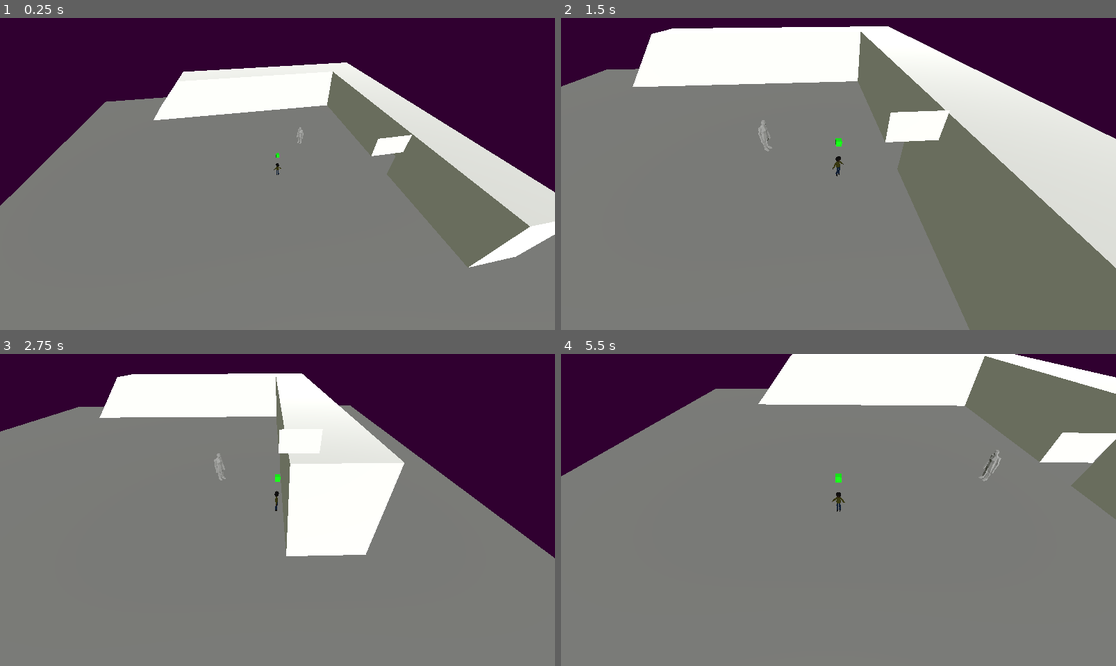
Above: before the commit, frames 1-4 (two rows, left to right).
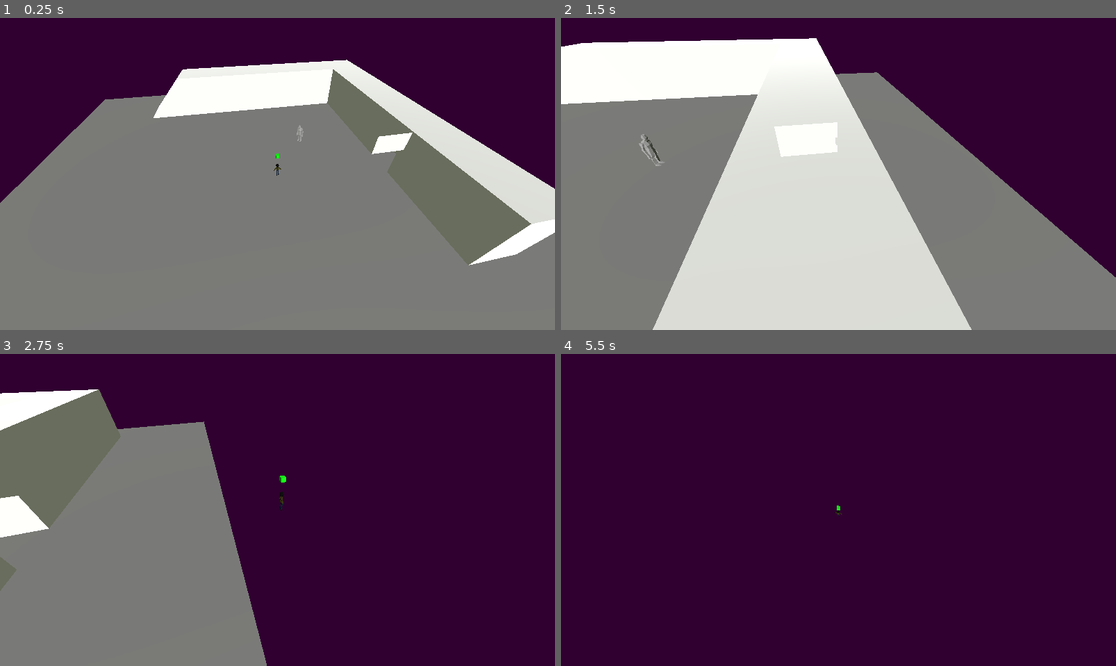
Above: after the commit, the same moments.

Repository: FellowshipOfTheGame/Hotel-Ponte-Negra
Game: Godot game, scene res://scenes/base.tscn
Two runs of this game, one before a commit and one after it. Both use one fixed random seed, a clock stepped at 60 frames per second and the inputs below.
Inputs (mouse positions are in pixels of both pictures, inside the frame that each line leads up to):
- Up to frame 1 (0.25 s): no input
- Up to frame 2 (1.5 s): move the mouse to (960, 158) at 0.52 s; hold Right (movimento_direita) 0.53-1.28 s; hold E (interacao) 0.53-1.28 s; move the mouse to (727, 189) at 1.27 s; hold Down (movimento_tras) from 1.28 s (still down); tap E (interacao) at 1.35 s
- Up to frame 3 (2.75 s): move the mouse to (333, 441) at 2.02 s; release Down (movimento_tras) at 2.03 s; hold Right (movimento_direita) from 2.03 s (still down); hold E (interacao) from 2.03 s (still down)
- Up to frame 4 (5.5 s): move the mouse to (810, 572) at 2.77 s; release Right (movimento_direita) at 2.78 s; release E (interacao) at 2.78 s; hold Up (movimento_frente) 2.78-3.53 s; tap E (interacao) at 2.85, 4.35 s; move the mouse to (1005, 556) at 3.52 s; hold E (interacao) 3.53-4.28 s; hold Left (movimento_esquerda) 3.53-5.03 s; move the mouse to (672, 463) at 4.27 s; move the mouse to (866, 510) at 5.02 s; hold Down (movimento_tras) from 5.03 s (still down); hold E (interacao) from 5.03 s (still down)

The runs differ from the first frame. In frame 1, 2.0% of the frame differs, in the area x 0-100%, y 13-80%; in frame 2, 64%; in frame 3, 52%; in frame 4, 91%, in the area x 0-100%, y 0-100%.

Commit message:
Alarm System (WIP)

Diff:
--- a/project.godot
+++ b/project.godot
@@ -70,3 +70,4 @@
 3d_physics/layer_1="World"
 3d_physics/layer_2="Player"
 3d_physics/layer_3="Interactables"
+3d_physics/layer_4="Monsters"
--- a/scenes/characters/enemies/enemy.tscn
+++ b/scenes/characters/enemies/enemy.tscn
@@ -9,6 +9,8 @@
 height = 2.8588867
 
 [node name="Enemy" type="CharacterBody3D"]
+collision_layer = 8
+collision_mask = 11
 script = ExtResource("1_blu3w")
 
 [node name="MeshInstance3D" type="MeshInstance3D" parent="."]
--- a/scenes/characters/player/player.tscn
+++ b/scenes/characters/player/player.tscn
@@ -1,5 +1,6 @@
-[gd_scene load_steps=9 format=3 uid="uid://csmmjcndfe1ns"]
+[gd_scene load_steps=11 format=3 uid="uid://csmmjcndfe1ns"]
 
+[ext_resource type="Script" uid="uid://ug1jag7rmhxf" path="res://scripts/player/player.gd" id="1_6avc5"]
 [ext_resource type="ArrayMesh" uid="uid://h33klegcoldr" path="res://assets/3D_models/player/protagonista.obj" id="3_qd3e3"]
 [ext_resource type="PackedScene" uid="uid://d1wvdjrkby2k4" path="res://scenes/components/actionComponent.tscn" id="4_hss88"]
 [ext_resource type="Script" uid="uid://bec2av6d5j3lu" path="res://scripts/stateMachine/stateMachine.gd" id="4_qd3e3"]
@@ -16,8 +17,12 @@
 material = SubResource("StandardMaterial3D_t61fv")
 size = Vector3(0.3, 0.3, 0.3)
 
+[sub_resource type="BoxShape3D" id="BoxShape3D_qd3e3"]
+
 [node name="Player" type="CharacterBody3D"]
-collision_layer = 3
+collision_layer = 2
+collision_mask = 9
+script = ExtResource("1_6avc5")
 
 [node name="CollisionShape3D" type="CollisionShape3D" parent="."]
 transform = Transform3D(0.7, 0, 0, 0, 0.69999504, -0.0026389314, 0, 0.0026389314, 0.69999504, 0, 0.4, 0)
@@ -30,6 +35,16 @@
 transform = Transform3D(1, 0, 0, 0, 1, 0, 0, 0, 1, 0, 2.3, 0)
 mesh = SubResource("BoxMesh_686vu")
 skeleton = NodePath("../CollisionShape3D")
+
+[node name="Alarm" type="Node" parent="."]
+
+[node name="AlarmArea" type="Area3D" parent="Alarm"]
+collision_layer = 4
+collision_mask = 8
+
+[node name="CollisionShape3D" type="CollisionShape3D" parent="Alarm/AlarmArea"]
+transform = Transform3D(3, 0, 0, 0, 3, 0, 0, 0, 3, 0, 0, 0)
+shape = SubResource("BoxShape3D_qd3e3")
 
 [node name="ActionComponent" parent="." instance=ExtResource("4_hss88")]
 transform = Transform3D(1, 0, 0, 0, 1.5, 0, 0, 0, 1, 0, 0.5465478, -0.9007698)
@@ -45,3 +60,6 @@
 [node name="PlayerWalking" type="Node" parent="State Machine"]
 script = ExtResource("5_6avc5")
 metadata/_custom_type_script = "uid://cyw1x178o8j75"
+
+[connection signal="body_entered" from="Alarm/AlarmArea" to="." method="_on_alarm_area_body_entered"]
+[connection signal="body_exited" from="Alarm/AlarmArea" to="." method="_on_alarm_area_body_exited"]
--- a/scenes/tests/gavity_test.tscn
+++ b/scenes/tests/gavity_test.tscn
@@ -3,6 +3,8 @@
 [ext_resource type="PackedScene" uid="uid://csmmjcndfe1ns" path="res://scenes/characters/player/player.tscn" id="1_5d1nh"]
 
 [node name="GravityTest" type="Node3D"]
+
+[node name="Player" parent="." instance=ExtResource("1_5d1nh")]
 
 [node name="CSGCombiner3D" type="CSGCombiner3D" parent="."]
 use_collision = true
@@ -16,9 +18,6 @@
 transform = Transform3D(1, 0, 0, 0, 0.85732, -0.51478374, 0, 0.51478374, 0.85732, 5.180417, 2.4185567, 1.5308722)
 size = Vector3(1, 2.5439453, 13.725586)
 
-[node name="Player" parent="." instance=ExtResource("1_5d1nh")]
-transform = Transform3D(1, 0, 0, 0, 1, 0, 0, 0, 1, 0, 5, 0)
-
 [node name="Camera3D" type="Camera3D" parent="."]
 transform = Transform3D(1, 0, 0, 0, 0.7071068, 0.7071068, 0, -0.7071068, 0.7071068, 0, 9.502473, 12.152927)
 
--- a/scenes/tests/henrique.tscn
+++ b/scenes/tests/henrique.tscn
@@ -1,9 +1,8 @@
-[gd_scene load_steps=8 format=3 uid="uid://b4qnjst8b65o2"]
+[gd_scene load_steps=7 format=3 uid="uid://b4qnjst8b65o2"]
 
 [ext_resource type="Script" uid="uid://cmqntwm37cob6" path="res://scripts/menus/base.gd" id="1_jr35b"]
 [ext_resource type="Script" uid="uid://c1ivo2guoa08g" path="res://scripts/camera/cameraControllerStatic.gd" id="2_b8khg"]
 [ext_resource type="PackedScene" uid="uid://csmmjcndfe1ns" path="res://scenes/characters/player/player.tscn" id="3_fubsr"]
-[ext_resource type="Script" uid="uid://u0cwlsbsshd8" path="res://scripts/player/moveTankPlayer.gd" id="4_kulrq"]
 [ext_resource type="PackedScene" uid="uid://cd83n5sdks3b0" path="res://scenes/characters/enemies/enemy.tscn" id="5_bbknw"]
 
 [sub_resource type="Environment" id="Environment_pvqg0"]
@@ -24,8 +23,6 @@
 alvo_jogador = NodePath("../Player")
 
 [node name="Player" parent="." groups=["Player"] instance=ExtResource("3_fubsr")]
-script = ExtResource("4_kulrq")
-vel_ang = 2.0
 
 [node name="Enemy" parent="." groups=["Enemies"] instance=ExtResource("5_bbknw")]
 transform = Transform3D(1, 0, 0, 0, 1, 0, 0, 0, 1, 3.6711674, -0.25369763, -4.9404106)
--- a/scripts/player/concreteStates/playerIdle.gd
+++ b/scripts/player/concreteStates/playerIdle.gd
@@ -25,7 +25,7 @@
 	player.velocity.x = 0
 	player.velocity.z = 0
 
-	var gravity = ProjectSettings.get_setting("physics/3d/default_gravity")
-	player.velocity.y -= gravity * _delta
+	#var gravity = ProjectSettings.get_setting("physics/3d/default_gravity")
+	#player.velocity.y -= gravity * _delta
 
 	player.move_and_slide()
--- a/scripts/player/concreteStates/playerWalking.gd
+++ b/scripts/player/concreteStates/playerWalking.gd
@@ -33,8 +33,8 @@
 		Transitioned.emit(self, "playeridle")
 		return
 
-	var gravity = ProjectSettings.get_setting("physics/3d/default_gravity")
-	player.velocity.y -= gravity * _delta
+	#var gravity = ProjectSettings.get_setting("physics/3d/default_gravity")
+	#player.velocity.y -= gravity * _delta
 
 	player.move_and_slide()
 	check_for_interaction()
--- a/scripts/player/player.gd
+++ b/scripts/player/player.gd
@@ -1,36 +1,19 @@
 extends CharacterBody3D
 
-@export var velocidade : float = 10
-@onready var interaction_shapecast: ShapeCast3D = $ActionComponent
-@onready var fig: MeshInstance3D = $Protagonista
+@onready var alarm_area: Area3D = $AlarmArea
+
+var monsters_nearby := []
 
 func _physics_process(delta: float) -> void:
-	var movX : float = Input.get_axis("movimento_esquerda", "movimento_direita")
-	var movZ : float = Input.get_axis("movimento_frente", "movimento_tras")
-
-	var direction = Vector3(movX, 0, movZ).normalized()
-
-	if movX || movZ:
-		velocity.x = direction.x * velocidade
-		velocity.z = direction.z * velocidade
-		fig.rotation.y = lerp_angle(fig.rotation.y, atan2(-direction.x, -direction.z), delta*5)
-	else: #Se ele não estiver movendo, ele vai desacelerar
-		velocity.x = move_toward(velocity.x, 0, velocidade*delta*2)
-		velocity.z = move_toward(velocity.z, 0, velocidade*delta*2)
-
 	var gravity = ProjectSettings.get_setting("physics/3d/default_gravity")
 	velocity.y -= gravity * delta
+	move_and_slide()
 
-	move_and_slide()
-	check_for_interaction()
+func _on_alarm_area_body_entered(body: Node3D) -> void:
+	monsters_nearby.append(body)
+	print(monsters_nearby)
 
-func check_for_interaction() -> void:
-	if Input.is_action_just_pressed("interacao"):
-
-		interaction_shapecast.force_shapecast_update()
-
-		if interaction_shapecast.is_colliding():
-			var collider = interaction_shapecast.get_collider(0)
-			if collider is Interactable:
-				print("Player interagiu com: ", collider.name)
-				collider._on_interact(self)
+func _on_alarm_area_body_exited(body: Node3D) -> void:
+	monsters_nearby.erase(body)
+	if monsters_nearby.is_empty():
+		print("No monster around!")
